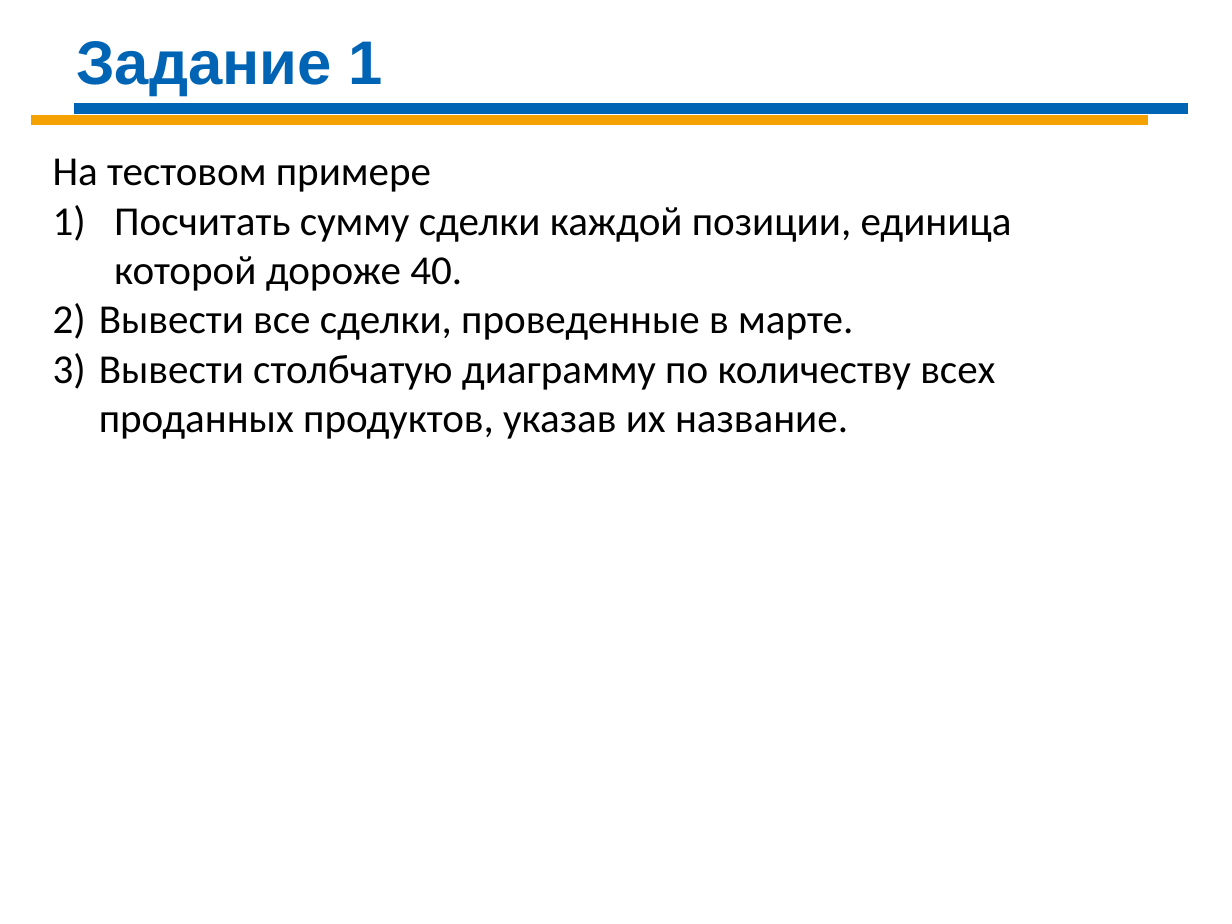
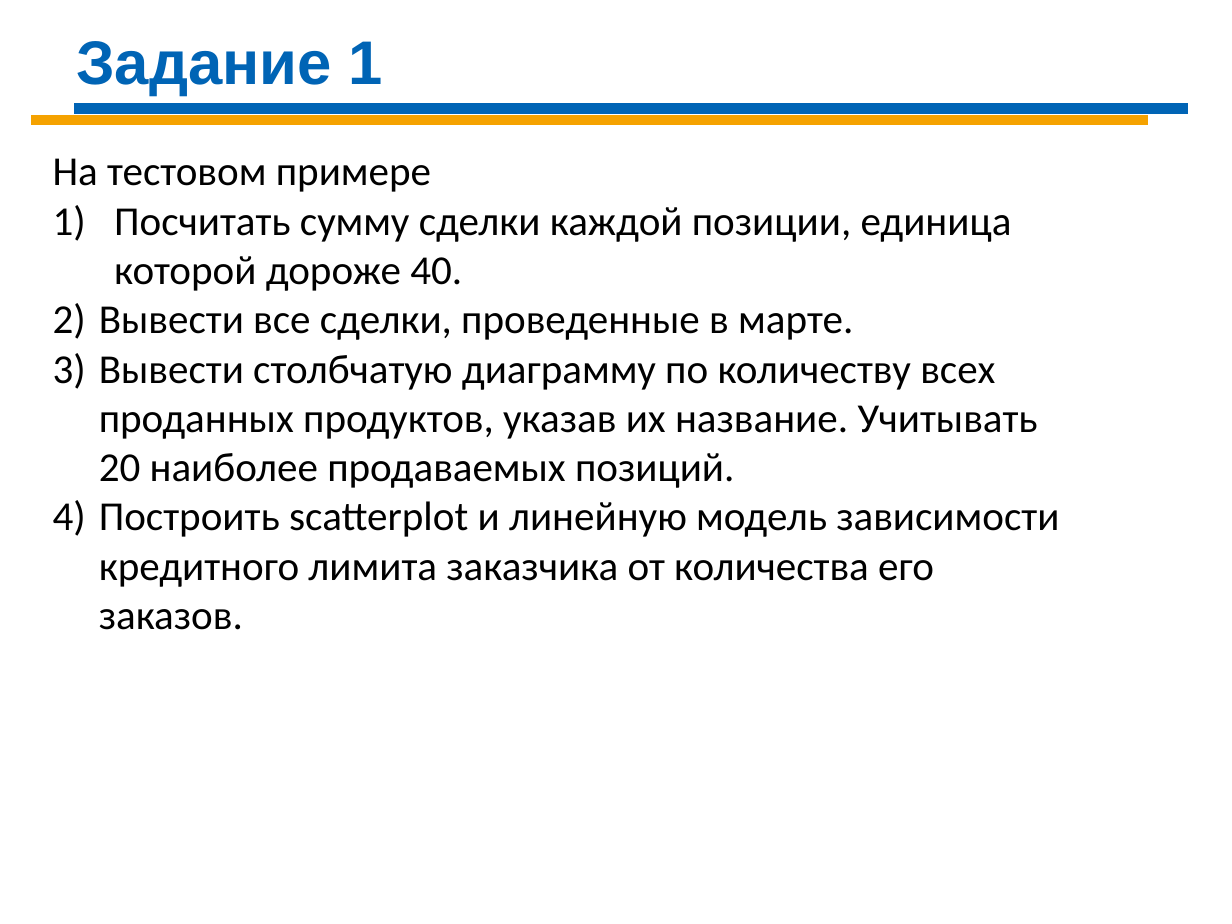
Before and after one commit to Demolis/Infopulse, a slide deck: slide 6 of Data Science/DS-Day-12 R.pptx. Drawn at 1232x924 pixels with LibreOffice and Linux fonts; fonts in the diff are those of the drawing. Boxes give left, top, right and bottom in pixels: in the first picture for what was removed or moved away, otherwise in the second. Text is boxed around its words. In the diff, an @@ line names an element or a change of style, - is before the commit and + after.

```diff
--- a/Data Science/DS-Day-12 R.pptx
+++ b/Data Science/DS-Day-12 R.pptx
@@ text at bbox=[99, 355, 1059, 630]: text changed @@
-3) Вывести столбчатую диаграмму по количеству всех проданных продуктов, указав их название.
+3) Вывести столбчатую диаграмму по количеству всех проданных продуктов, указав их название. Учитывать 20 наиболее продаваемых позиций.
+4) Построить scatterplot и линейную модель зависимости кредитного лимита заказчика от количества его заказов.
```
Also in this commit, not shown: 1 other slide changed.
